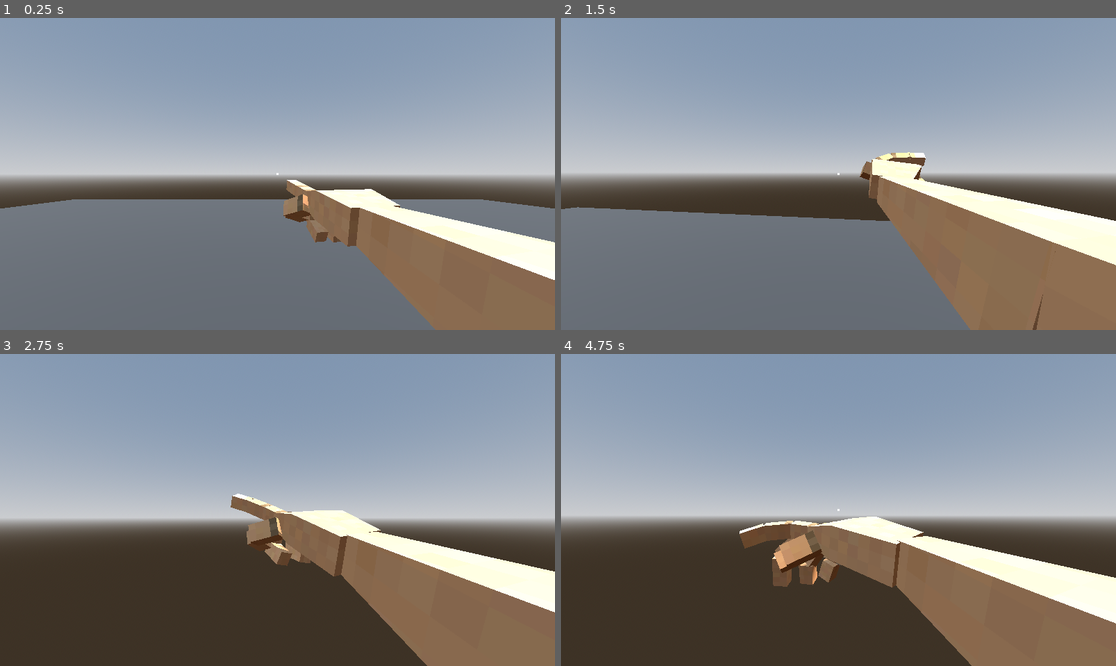
Above: before the commit, frames 1-4 (two rows, left to right).
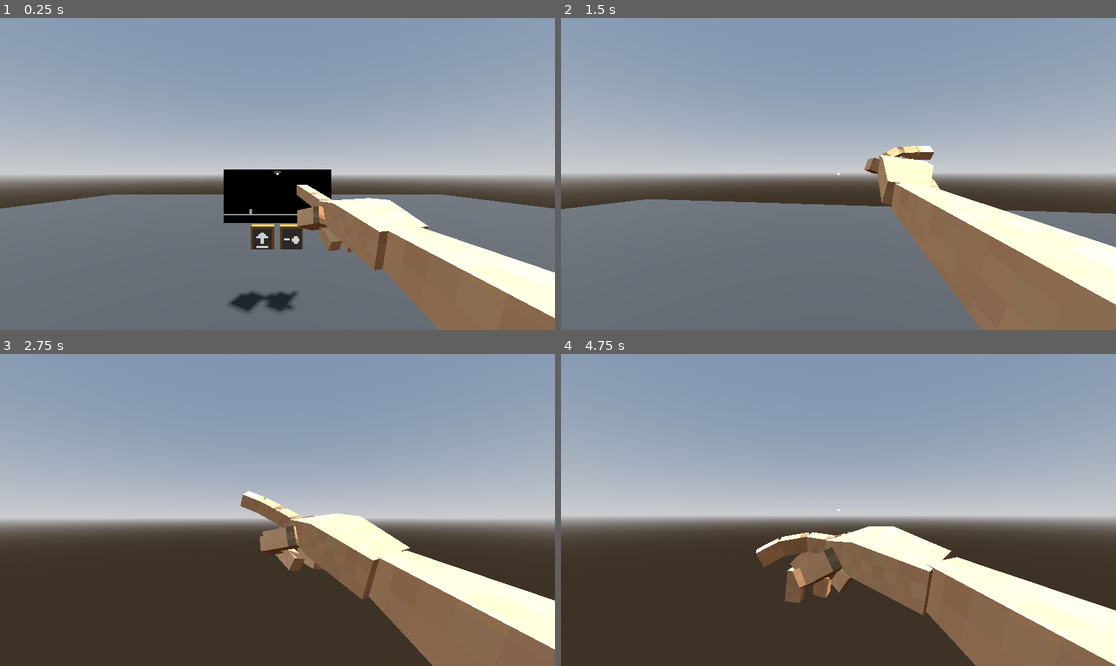
Above: after the commit, the same moments.

Repository: GildedBirch/evading-homework
Game: Godot game, scene res://scenes/management/main.tscn
Same seed, same stepped clock (60 frames per second), same inputs: the game is played once before the commit and once after it.
Inputs (mouse positions are in pixels of both pictures, inside the frame that each line leads up to):
- Up to frame 1 (0.25 s): no input
- Up to frame 2 (1.5 s): tap Enter (ui_accept) at 0.5, 0.6, 0.77, 1.07 s; move the mouse to (866, 174) at 0.52 s; hold W (move_forward) from 0.53 s (still down); move the mouse to (810, 174) at 1.27 s; click (810, 174) at 1.35 s
- Up to frame 3 (2.75 s): keep holding W (move_forward); tap Enter (ui_accept) at 1.52, 1.55, 1.82, 2.1 s; move the mouse to (288, 503) at 2.02 s
- Up to frame 4 (4.75 s): keep holding W (move_forward); move the mouse to (832, 516) at 2.77 s; click (832, 516) at 2.85 s; tap Enter (ui_accept) at 3.02, 3.05, 3.32, 3.6, 3.77, 4.07, 4.52, 4.55 s; move the mouse to (877, 513) at 3.52 s; move the mouse to (794, 506) at 4.27 s; click (794, 506) at 4.35 s

The runs differ from the first frame. In frame 1, 11% of the frame differs, in the area x 13-100%, y 48-100%; in frame 2, 8.1%; in frame 3, 6.7%; in frame 4, 10%.

Commit message:
Shoot button and runner logic work

Diff:
--- a/scenes/level/game_screen/game_screen.gd
+++ b/scenes/level/game_screen/game_screen.gd
@@ -4,14 +4,20 @@
 
 @export var target_screen: MeshInstance3D
 @export var jump_button: Button3D
+@export var shoot_button: Button3D
 
 @onready var player_2d: Player2d = %Player2D
 
 
 func _ready() -> void:
 	jump_button.pressed.connect(_jump_button_pressed)
+	shoot_button.pressed.connect(_shoot_button_pressed)
 	target_screen.material_override.albedo_texture = get_texture()
 
 
 func _jump_button_pressed() -> void:
 	player_2d.jump()
+
+
+func _shoot_button_pressed() -> void:
+	player_2d.shoot()
--- a/scenes/level/game_screen/game_screen.tscn
+++ b/scenes/level/game_screen/game_screen.tscn
@@ -1,14 +1,11 @@
-[gd_scene load_steps=6 format=3 uid="uid://dr3svxwy4pwf0"]
+[gd_scene load_steps=5 format=3 uid="uid://dr3svxwy4pwf0"]
 
 [ext_resource type="Script" uid="uid://p5frryogakis" path="res://scenes/level/game_screen/game_screen.gd" id="1_xiv1n"]
 [ext_resource type="FontFile" uid="uid://5w8u2sf6ykfh" path="res://assets/fonts/monogram-extended.ttf" id="2_n3lex"]
-[ext_resource type="Script" uid="uid://cpyj57git286l" path="res://scenes/level/game_screen/player_2d.gd" id="3_o2rmf"]
+[ext_resource type="PackedScene" uid="uid://2r2pmnu675je" path="res://scenes/level/game_screen/player_2d.tscn" id="3_o2rmf"]
 
 [sub_resource type="RectangleShape2D" id="RectangleShape2D_n3lex"]
 size = Vector2(600, 50)
-
-[sub_resource type="RectangleShape2D" id="RectangleShape2D_o2rmf"]
-size = Vector2(15, 30)
 
 [node name="GameScreen" type="SubViewport"]
 handle_input_locally = false
@@ -49,27 +46,9 @@
 position = Vector2(300, 275)
 shape = SubResource("RectangleShape2D_n3lex")
 
-[node name="Player2D" type="CharacterBody2D" parent="."]
+[node name="Player2D" parent="." instance=ExtResource("3_o2rmf")]
 unique_name_in_owner = true
 position = Vector2(150, 250)
-script = ExtResource("3_o2rmf")
-
-[node name="CollisionShape2D" type="CollisionShape2D" parent="Player2D"]
-position = Vector2(0, -15)
-shape = SubResource("RectangleShape2D_o2rmf")
-
-[node name="ColorRect" type="ColorRect" parent="Player2D"]
-anchors_preset = 7
-anchor_left = 0.5
-anchor_top = 1.0
-anchor_right = 0.5
-anchor_bottom = 1.0
-offset_left = -7.5
-offset_top = -30.0
-offset_right = 7.5
-grow_horizontal = 2
-grow_vertical = 0
-color = Color(0.992157, 0.964706, 0.890196, 1)
 
 [node name="SubViewportContainer" type="SubViewportContainer" parent="."]
 visible = false
--- /dev/null
+++ b/scenes/level/game_screen/obstacle.gd
@@ -0,0 +1,2 @@
+class_name  Obstacle
+extends Area2D
--- /dev/null
+++ b/scenes/level/game_screen/obstacle_jump.tscn
@@ -0,0 +1,18 @@
+[gd_scene load_steps=3 format=3 uid="uid://bevu3i3u5lf72"]
+
+[ext_resource type="Script" uid="uid://ctjdcf0v7x0xm" path="res://scenes/level/game_screen/obstacle.gd" id="1_ju6ui"]
+
+[sub_resource type="RectangleShape2D" id="RectangleShape2D_6n4ms"]
+size = Vector2(14, 40)
+
+[node name="ObstacleJump" type="Area2D"]
+script = ExtResource("1_ju6ui")
+
+[node name="CollisionShape2D" type="CollisionShape2D" parent="."]
+position = Vector2(0, -20)
+shape = SubResource("RectangleShape2D_6n4ms")
+
+[node name="ColorRect" type="ColorRect" parent="."]
+offset_left = -7.0
+offset_top = -40.0
+offset_right = 7.0
--- a/scenes/level/game_screen/player_2d.gd
+++ b/scenes/level/game_screen/player_2d.gd
@@ -2,29 +2,41 @@
 extends CharacterBody2D
 
 
-const SPEED = 300.0
 const JUMP_VELOCITY = -400.0
+const PROJECTILE = preload("res://scenes/level/game_screen/projectile.tscn")
+
+var can_shoot: bool = true
+
+@onready var bullet_cooldown_timer: Timer = %BulletCooldownTimer
+
+
+func _ready() -> void:
+	bullet_cooldown_timer.timeout.connect(_on_bullet_cooldown_timer_timeout)
 
 
 func _physics_process(delta: float) -> void:
 	# Add the gravity.
 	if not is_on_floor():
 		velocity += get_gravity() * delta
-#
-	## Handle jump.
-	#if Input.is_action_just_pressed("ui_accept") and is_on_floor():
-		#velocity.y = JUMP_VELOCITY
-#
-	## Get the input direction and handle the movement/deceleration.
-	## As good practice, you should replace UI actions with custom gameplay actions.
-	#var direction := Input.get_axis("ui_left", "ui_right")
-	#if direction:
-		#velocity.x = direction * SPEED
-	#else:
-		#velocity.x = move_toward(velocity.x, 0, SPEED)
 
 	move_and_slide()
 
 
 func jump() -> void:
-	velocity.y = JUMP_VELOCITY
+	if is_on_floor():
+		velocity.y = JUMP_VELOCITY
+
+
+func shoot() -> void:
+	if not can_shoot:
+		return
+
+	can_shoot = false
+	var projectile: Projectile = PROJECTILE.instantiate()
+	add_child(projectile)
+	projectile.global_position = global_position - Vector2(0, 20)
+	bullet_cooldown_timer.start()
+
+
+func _on_bullet_cooldown_timer_timeout() -> void:
+	can_shoot = true
--- /dev/null
+++ b/scenes/level/game_screen/player_2d.tscn
@@ -0,0 +1,31 @@
+[gd_scene load_steps=3 format=3 uid="uid://2r2pmnu675je"]
+
+[ext_resource type="Script" uid="uid://cpyj57git286l" path="res://scenes/level/game_screen/player_2d.gd" id="1_ts4kl"]
+
+[sub_resource type="RectangleShape2D" id="RectangleShape2D_o2rmf"]
+size = Vector2(15, 30)
+
+[node name="Player2D" type="CharacterBody2D"]
+script = ExtResource("1_ts4kl")
+
+[node name="CollisionShape2D" type="CollisionShape2D" parent="."]
+position = Vector2(0, -15)
+shape = SubResource("RectangleShape2D_o2rmf")
+
+[node name="ColorRect" type="ColorRect" parent="."]
+anchors_preset = 7
+anchor_left = 0.5
+anchor_top = 1.0
+anchor_right = 0.5
+anchor_bottom = 1.0
+offset_left = -7.5
+offset_top = -30.0
+offset_right = 7.5
+grow_horizontal = 2
+grow_vertical = 0
+color = Color(0.992157, 0.964706, 0.890196, 1)
+
+[node name="BulletCooldownTimer" type="Timer" parent="."]
+unique_name_in_owner = true
+wait_time = 0.5
+one_shot = true
--- /dev/null
+++ b/scenes/level/game_screen/projectile.gd
@@ -0,0 +1,9 @@
+class_name Projectile
+extends Area2D
+
+
+var speed: float = 1.0
+
+
+func _process(delta: float) -> void:
+	global_position.x += speed
--- /dev/null
+++ b/scenes/level/game_screen/projectile.tscn
@@ -0,0 +1,28 @@
+[gd_scene load_steps=3 format=3 uid="uid://cmiaj0u7mqyab"]
+
+[ext_resource type="Script" uid="uid://buqb5gt6ywhg" path="res://scenes/level/game_screen/projectile.gd" id="1_8mate"]
+
+[sub_resource type="CircleShape2D" id="CircleShape2D_a7xrn"]
+radius = 5.0
+
+[node name="Projectile" type="Area2D"]
+top_level = true
+collision_layer = 2
+collision_mask = 2
+script = ExtResource("1_8mate")
+
+[node name="CollisionShape2D" type="CollisionShape2D" parent="."]
+shape = SubResource("CircleShape2D_a7xrn")
+
+[node name="ColorRect" type="ColorRect" parent="."]
+anchors_preset = 8
+anchor_left = 0.5
+anchor_top = 0.5
+anchor_right = 0.5
+anchor_bottom = 0.5
+offset_left = -3.0
+offset_top = -3.0
+offset_right = 3.0
+offset_bottom = 3.0
+grow_horizontal = 2
+grow_vertical = 2
--- a/scenes/level/level.tscn
+++ b/scenes/level/level.tscn
@@ -38,6 +38,10 @@
 material = SubResource("StandardMaterial3D_i166f")
 size = Vector3(0.25, 0.1, 0.25)
 
+[sub_resource type="AtlasTexture" id="AtlasTexture_qkmgm"]
+atlas = ExtResource("3_qkmgm")
+region = Rect2(80, 0, 8, 8)
+
 [sub_resource type="StandardMaterial3D" id="StandardMaterial3D_qkmgm"]
 metallic_specular = 0.0
 
@@ -58,26 +62,49 @@
 size = Vector3(20, 1, 20)
 material = SubResource("StandardMaterial3D_8y3pp")
 
-[node name="JumButton" parent="." node_paths=PackedStringArray("button_mesh") instance=ExtResource("1_h3e3j")]
-transform = Transform3D(1, 0, 0, 0, -4.37114e-08, -1, 0, 1, -4.37114e-08, 0, 0.559653, 0)
+[node name="JumpButton" parent="." node_paths=PackedStringArray("button_mesh") instance=ExtResource("1_h3e3j")]
+transform = Transform3D(1, 0, 0, 0, -4.37114e-08, -1, 0, 1, -4.37114e-08, -0.160472, 0.559653, 0)
 button_mesh = NodePath("ButtonTop")
 
-[node name="CollisionShape3D" type="CollisionShape3D" parent="JumButton"]
+[node name="CollisionShape3D" type="CollisionShape3D" parent="JumpButton"]
 transform = Transform3D(1, 0, 0, 0, 1, 0, 0, 0, 1, 0, 0.05, 0)
 shape = SubResource("BoxShape3D_hnne4")
 
-[node name="ButtonTop" type="MeshInstance3D" parent="JumButton"]
+[node name="ButtonTop" type="MeshInstance3D" parent="JumpButton"]
 transform = Transform3D(1, 0, 0, 0, 1, 0, 0, 0, 1, 0, 0.1, 0)
 mesh = SubResource("BoxMesh_vpf64")
 
-[node name="Sprite3D" type="Sprite3D" parent="JumButton/ButtonTop"]
+[node name="Sprite3D" type="Sprite3D" parent="JumpButton/ButtonTop"]
 transform = Transform3D(1, 0, 0, 0, 1, 0, 0, 0, 1, 0, 0.0505914, 0)
 pixel_size = 0.02
 axis = 1
 texture_filter = 2
 texture = SubResource("AtlasTexture_wcngd")
 
-[node name="ButtonBase" type="MeshInstance3D" parent="JumButton"]
+[node name="ButtonBase" type="MeshInstance3D" parent="JumpButton"]
+transform = Transform3D(1, 0, 0, 0, 1, 0, 0, 0, 1, 0, 0.03551, 0)
+mesh = SubResource("BoxMesh_qkmgm")
+
+[node name="ShootButton" parent="." node_paths=PackedStringArray("button_mesh") instance=ExtResource("1_h3e3j")]
+transform = Transform3D(1, 0, 0, 0, -4.37114e-08, -1, 0, 1, -4.37114e-08, 0.150644, 0.559653, 0)
+button_mesh = NodePath("ButtonTop")
+
+[node name="CollisionShape3D" type="CollisionShape3D" parent="ShootButton"]
+transform = Transform3D(1, 0, 0, 0, 1, 0, 0, 0, 1, 0, 0.05, 0)
+shape = SubResource("BoxShape3D_hnne4")
+
+[node name="ButtonTop" type="MeshInstance3D" parent="ShootButton"]
+transform = Transform3D(1, 0, 0, 0, 1, 0, 0, 0, 1, 0, 0.1, 0)
+mesh = SubResource("BoxMesh_vpf64")
+
+[node name="Sprite3D" type="Sprite3D" parent="ShootButton/ButtonTop"]
+transform = Transform3D(1, 0, 0, 0, 1, 0, 0, 0, 1, 0, 0.0505914, 0)
+pixel_size = 0.02
+axis = 1
+texture_filter = 2
+texture = SubResource("AtlasTexture_qkmgm")
+
+[node name="ButtonBase" type="MeshInstance3D" parent="ShootButton"]
 transform = Transform3D(1, 0, 0, 0, 1, 0, 0, 0, 1, 0, 0.03551, 0)
 mesh = SubResource("BoxMesh_qkmgm")
 
@@ -86,6 +113,7 @@
 material_override = SubResource("StandardMaterial3D_qkmgm")
 mesh = SubResource("QuadMesh_hnne4")
 
-[node name="GameScreen" parent="Screen" node_paths=PackedStringArray("target_screen", "jump_button") instance=ExtResource("4_qkmgm")]
+[node name="GameScreen" parent="Screen" node_paths=PackedStringArray("target_screen", "jump_button", "shoot_button") instance=ExtResource("4_qkmgm")]
 target_screen = NodePath("..")
-jump_button = NodePath("../../JumButton")
+jump_button = NodePath("../../JumpButton")
+shoot_button = NodePath("../../ShootButton")
--- a/scenes/management/main.tscn
+++ b/scenes/management/main.tscn
@@ -8,3 +8,4 @@
 [node name="Level" parent="." instance=ExtResource("1_4ln2c")]
 
 [node name="Player" parent="." instance=ExtResource("2_bevc2")]
+transform = Transform3D(1, 0, 0, 0, 1, 0, 0, 0, 1, 0, 0, 2.27459)
--- a/scenes/player/player.tscn
+++ b/scenes/player/player.tscn
@@ -29,7 +29,7 @@
 collide_with_bodies = false
 
 [node name="HandHolder" type="Node3D" parent="CameraPivot"]
-transform = Transform3D(0.965926, 0.0360207, 0.2563, 0, 0.990268, -0.139173, -0.258819, 0.134431, 0.956526, 0.557941, -0.3, 0.623822)
+transform = Transform3D(0.961262, 0.0383613, 0.272955, 0.0156266, 0.981091, -0.192915, -0.275194, 0.189708, 0.942486, 0.634717, -0.413705, 0.629286)
 
 [node name="RightHand" parent="CameraPivot/HandHolder" instance=ExtResource("2_gmlin")]
 unique_name_in_owner = true
Binary file changed: assets/buttons/button_textures.png
Not shown, added: scenes/level/game_screen/obstacle.gd.uid
Not shown, added: scenes/level/game_screen/projectile.gd.uid
Not shown: 1 places in scenes/level/level.tscn that only renumber resources
